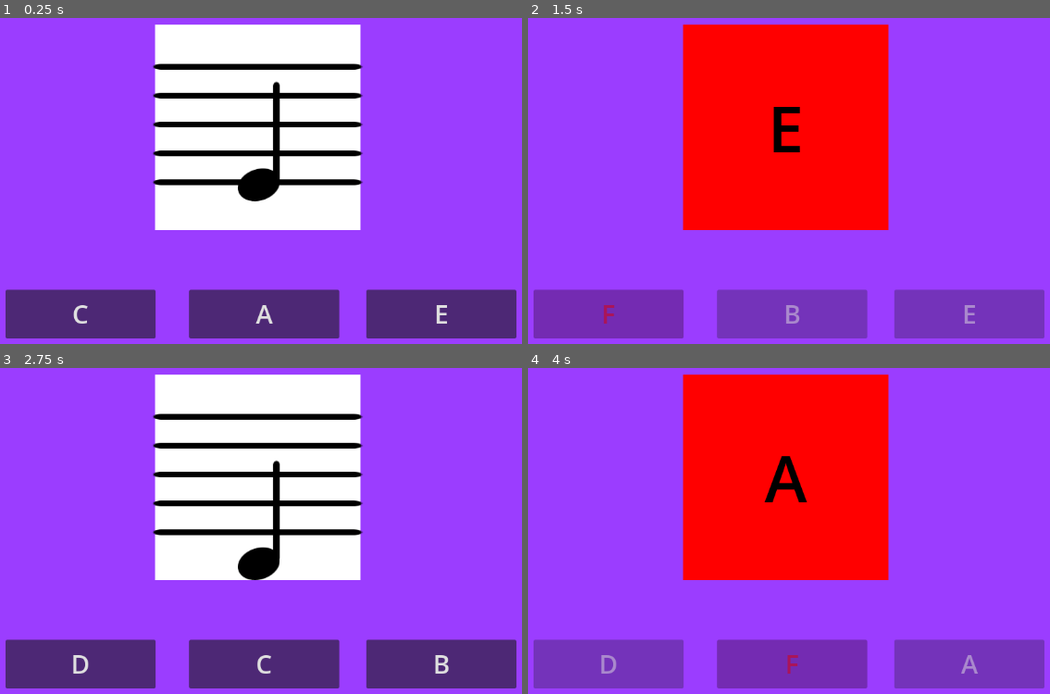
Above: before the commit, frames 1-4 (two rows, left to right).
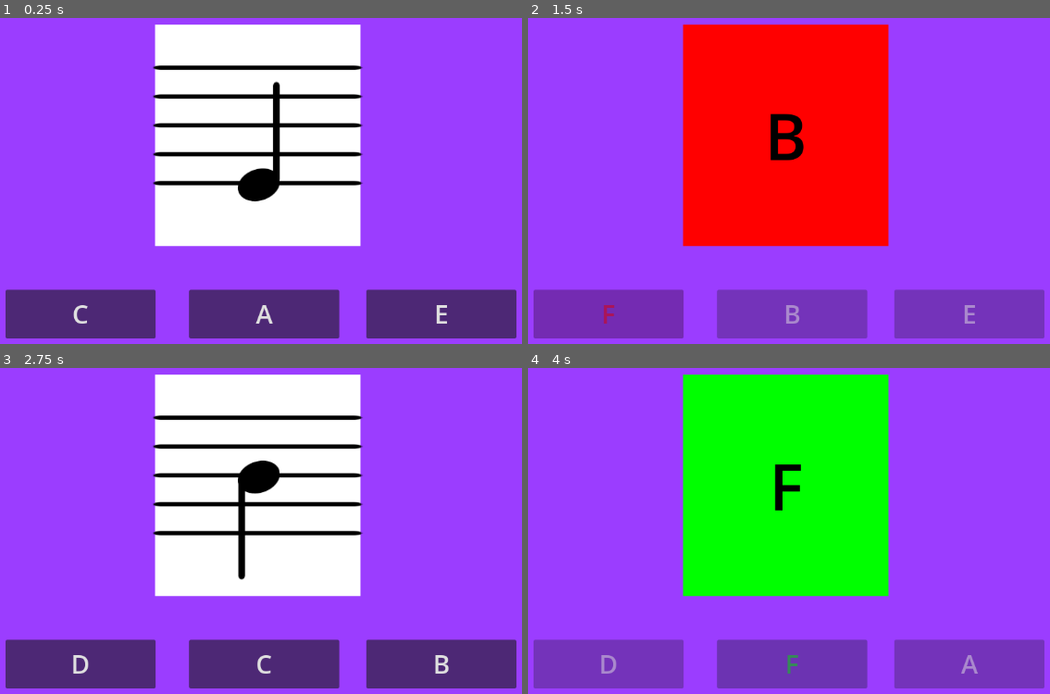
Above: after the commit, the same moments.

Repository: firesmoker/flashcards1
Game: Godot game, scene res://scenes/game.tscn
The game is run twice, just before and just after one commit, with the same random seed, the same clock (stepped at 60 frames per second) and the same inputs.
Inputs:
- Up to frame 1 (0.25 s): no input
- Up to frame 2 (1.5 s): click "C" at 0.5 s; click "F" at 1.25 s
- Up to frame 3 (2.75 s): click "B" at 2 s
- Up to frame 4 (4 s): click "D" at 2.75 s; click "F" at 3.5 s

The runs differ from the first frame. In frame 1, 3.8% of the frame differs, in the area x 29-70%, y 13-71%; in frame 2, 2.8%; in frame 3, 5.4%; in frame 4, 27%, in the area x 29-70%, y 1-94%.

Commit message:
more functionality + Stem Down functionality

Diff:
--- a/scenes/game.tscn
+++ b/scenes/game.tscn
@@ -84,7 +84,7 @@
 offset_left = -160.0
 offset_top = -237.0
 offset_right = 160.0
-offset_bottom = 83.0
+offset_bottom = 108.0
 grow_horizontal = 2
 grow_vertical = 2
 theme_override_styles/panel = SubResource("StyleBoxFlat_lbhrr")
@@ -99,14 +99,33 @@
 texture = ExtResource("2_lnu2h")
 expand_mode = 3
 
-[node name="TextureRect" type="TextureRect" parent="UI/NoteDisplay/NoteImage"]
-layout_mode = 0
-offset_left = 48.0
-offset_top = 42.0
-offset_right = 244.0
-offset_bottom = 65.0
+[node name="StemAxis" type="Control" parent="UI/NoteDisplay/NoteImage"]
+anchors_preset = 0
+offset_left = 13.0
+offset_top = 6.0
+offset_right = 53.0
+offset_bottom = 46.0
+pivot_offset = Vector2(20, 20)
+metadata/_edit_lock_ = true
+
+[node name="Stem" type="TextureRect" parent="UI/NoteDisplay/NoteImage/StemAxis"]
+layout_mode = 0
+offset_left = 35.0
+offset_top = 36.0
+offset_right = 231.0
+offset_bottom = 59.0
 rotation = -1.5708
 texture = ExtResource("3_lbhrr")
+
+[node name="HelperLine" type="TextureRect" parent="UI/NoteDisplay/NoteImage"]
+layout_mode = 0
+offset_left = -31.0
+offset_top = 15.0
+offset_right = 93.0
+offset_bottom = 38.0
+texture = ExtResource("3_lbhrr")
+expand_mode = 1
+metadata/_edit_lock_ = true
 
 [node name="NoteName" type="Label" parent="UI/NoteDisplay"]
 modulate = Color(0, 0, 0, 1)
@@ -130,9 +149,9 @@
 
 [node name="Staff" type="Control" parent="UI/NoteDisplay"]
 anchors_preset = 0
-offset_top = 55.0
+offset_top = 59.0
 offset_right = 320.0
-offset_bottom = 255.0
+offset_bottom = 259.0
 metadata/_edit_lock_ = true
 
 [node name="Line1" type="TextureRect" parent="UI/NoteDisplay/Staff"]
@@ -143,9 +162,10 @@
 anchor_right = 0.5
 offset_left = -203.5
 offset_right = 203.5
-offset_bottom = 20.0
-grow_horizontal = 2
-texture = ExtResource("3_lbhrr")
+offset_bottom = 15.0
+grow_horizontal = 2
+texture = ExtResource("3_lbhrr")
+expand_mode = 1
 metadata/_edit_lock_ = true
 
 [node name="Line2" type="TextureRect" parent="UI/NoteDisplay/Staff"]
@@ -154,8 +174,9 @@
 offset_left = -43.0
 offset_top = 45.0
 offset_right = 364.0
-offset_bottom = 65.0
-texture = ExtResource("3_lbhrr")
+offset_bottom = 60.0
+texture = ExtResource("3_lbhrr")
+expand_mode = 1
 metadata/_edit_lock_ = true
 
 [node name="Line3" type="TextureRect" parent="UI/NoteDisplay/Staff"]
@@ -164,8 +185,9 @@
 offset_left = -43.0
 offset_top = 90.0
 offset_right = 364.0
-offset_bottom = 110.0
-texture = ExtResource("3_lbhrr")
+offset_bottom = 105.0
+texture = ExtResource("3_lbhrr")
+expand_mode = 1
 metadata/_edit_lock_ = true
 
 [node name="Line4" type="TextureRect" parent="UI/NoteDisplay/Staff"]
@@ -174,8 +196,9 @@
 offset_left = -43.0
 offset_top = 135.0
 offset_right = 364.0
-offset_bottom = 155.0
-texture = ExtResource("3_lbhrr")
+offset_bottom = 150.0
+texture = ExtResource("3_lbhrr")
+expand_mode = 1
 metadata/_edit_lock_ = true
 
 [node name="Line5" type="TextureRect" parent="UI/NoteDisplay/Staff"]
@@ -189,9 +212,11 @@
 offset_left = -203.5
 offset_top = -20.0
 offset_right = 203.5
+offset_bottom = -5.0
 grow_horizontal = 2
 grow_vertical = 0
 texture = ExtResource("3_lbhrr")
+expand_mode = 1
 metadata/_edit_lock_ = true
 
 [node name="GameManager" type="Node2D" parent="."]
--- a/scripts/game_manager.gd
+++ b/scripts/game_manager.gd
@@ -1,8 +1,8 @@
 class_name GameManager extends Node2D
 var current_note: String = "A"
 var recieved_note: String
-var notes_bank: Array[String] = ["A","B","C","D","E","F","G",]
-var notes_locations: Dictionary = {"A":5,"B":6,"C":0,"D":1,"E":2,"F":3,"G":4,}
+var notes_bank: Array[String] = ["A4","B4","C4","D4","E4","F4","G4",]
+var notes_locations: Dictionary = {"A4":5,"B4":6,"C4":0,"D4":1,"E4":2,"F4":3,"G4":4,}
 var note_step_size: float = 22.5
 var note_y_position: float = 245
 @onready var staff: Control = $"../UI/NoteDisplay/Staff"
@@ -14,16 +14,31 @@
 signal ready_for_next_level
 signal success
 signal fail
+@onready var helper_line: TextureRect = $"../UI/NoteDisplay/NoteImage/HelperLine"
+@onready var stem_axis: Control = $"../UI/NoteDisplay/NoteImage/StemAxis"
 
 func _ready() -> void:
 	#DisplayServer.screen_set_orientation(DisplayServer.ScreenOrientation.SCREEN_LANDSCAPE)
 	current_note_buttons = note_buttons.get_children()
 	set_level(create_random_level_notes())
 
+func _input(event: InputEvent) -> void:
+	if event is InputEventKey and event.pressed and not event.echo:
+		var key_pressed: String = OS.get_keycode_string(event.keycode)
+		print("A key was pressed: ", key_pressed)
+
+
+func scan_buttons_for_matching_input(note: String) -> void:
+	for button: Button in current_note_buttons:
+		if button is NoteButton:
+			if button._note == note:
+				pass
+		pass
+
 
 func change_level_note(new_note: String) -> void:
 	current_note = new_note
-	note_name.text = current_note
+	note_name.text = current_note[0]
 	position_note()
 
 
@@ -32,11 +47,27 @@
 	note_image.visible = !toggle
 	staff.visible = !toggle
 
+func flip_stem(toggle: bool) -> void:
+	if toggle:
+		stem_axis.rotation = deg_to_rad(180)
+	else:
+		stem_axis.rotation = 0
+
+func set_stem_rotation() -> void:
+	if notes_locations[current_note] >= 6:
+		flip_stem(true)
+	else:
+		flip_stem(false)
 
 func position_note() -> void:
 	note_image.position.y = note_y_position + note_step_size
+	set_stem_rotation()
 	note_image.position.y -= notes_locations[current_note]*note_step_size
-	print(notes_locations[current_note])
+	#print(notes_locations[current_note])
+	if current_note == "C4":
+		helper_line.visible = true
+	else:
+		helper_line.visible = false
 
 func determine_success(button_pressed: Button) -> bool:
 	if recieved_note == current_note:
@@ -61,7 +92,7 @@
 
 
 func get_user_input(selected_note: String, button_pressed: Button) -> void:
-	print(button_pressed)
+	#print(button_pressed)
 	toggle_note_name(true)
 	disable_buttons()
 	recieved_note = selected_note
@@ -73,7 +104,11 @@
 
 func set_level(level_array: Array[String]) -> void:
 	toggle_note_name(false)
-	change_level_note(level_array[randi_range(0,level_array.size()-1)])
+	var new_note: String = level_array[randi_range(0,level_array.size()-1)]
+	while new_note == current_note:
+		print("re randomizing, same note!")
+		new_note = level_array[randi_range(0,level_array.size()-1)]
+	change_level_note(new_note)
 	change_level_note_buttons(level_array)
 
 func change_level_note_buttons(notes_array: Array[String]) -> void:
--- a/scripts/note_button.gd
+++ b/scripts/note_button.gd
@@ -11,7 +11,7 @@
 
 func change_note(new_note: String = "F") -> void:
 	_note = new_note
-	text = _note
+	text = _note[0]
 
 func press_button() -> void:
 	emit_signal("note_pressed",_note, self)
